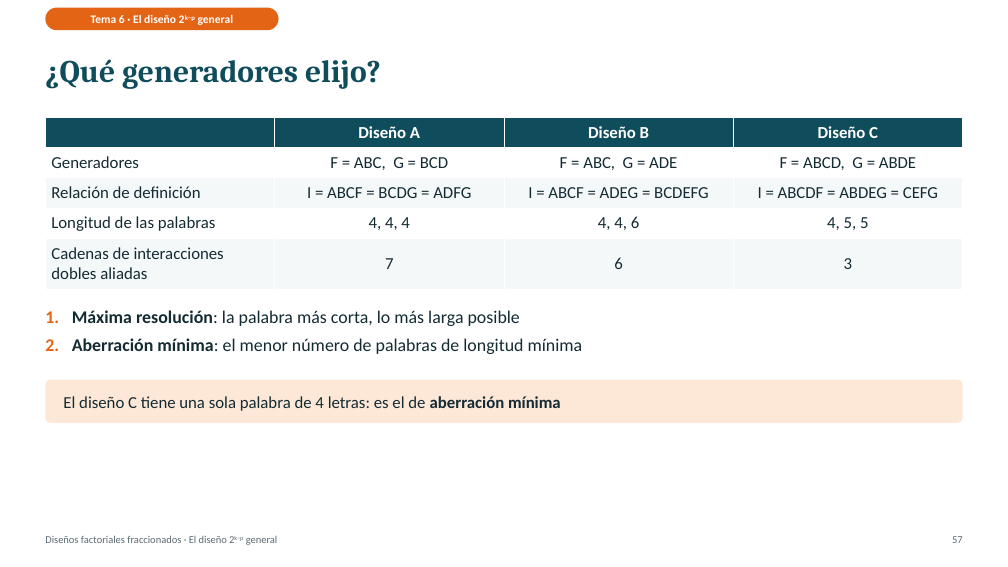
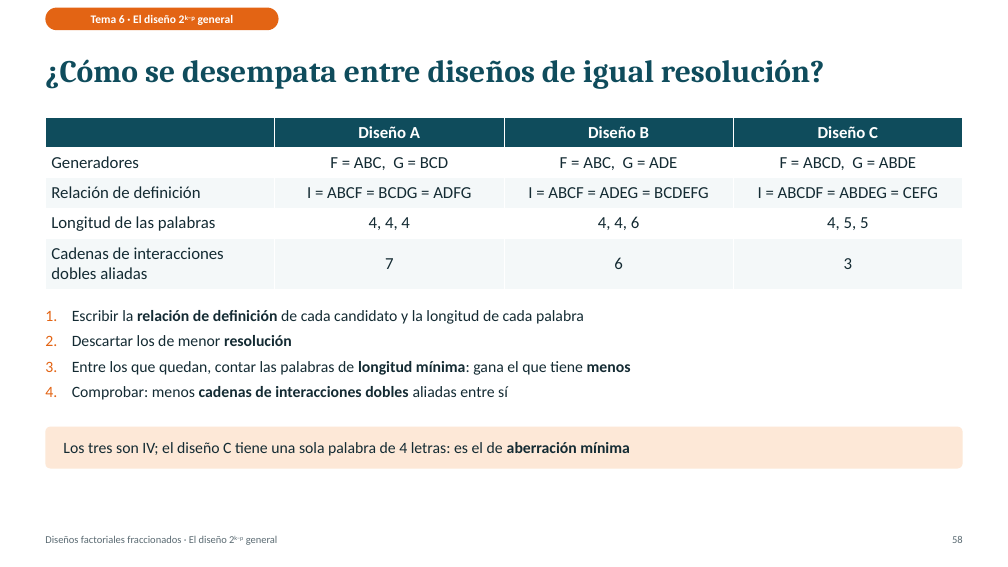
Before and after one commit to Juanes2001/diseno-de-experimentos, a slide deck: slide 58 of exposicion-tema-06/Tema6_Factoriales_Fraccionados.pptx (slide 57 before the commit). Drawn at 1008x567 pixels with LibreOffice and Linux fonts; fonts in the diff are those of the drawing. Boxes give left, top, right and bottom in pixels: in the first picture for what was removed or moved away, otherwise in the second. Text is boxed around its words. In the diff, an @@ line names an element or a change of style, - is before the commit and + after.

```diff
--- a/exposicion-tema-06/Tema6_Factoriales_Fraccionados.pptx
+++ b/exposicion-tema-06/Tema6_Factoriales_Fraccionados.pptx
@@ title at (45,59,824,89): text changed @@
-¿Qué generadores elijo?
+¿Cómo se desempata entre diseños de igual resolución?
@@ text at (72,310,631,400): text changed; size 17 to 15 pt @@
-1. Máxima resolución: la palabra más corta, lo más larga posible
-2. Aberración mínima: el menor número de palabras de longitud mínima
+1. Escribir la relación de definición de cada candidato y la longitud de cada palabra
+2. Descartar los de menor resolución
+3. Entre los que quedan, contar las palabras de longitud mínima: gana el que tiene menos
+4. Comprobar: menos cadenas de interacciones dobles aliadas entre sí
@@ rounded rectangle "Los tres son IV; el ...": place and size @@
-rounded rectangle "Los tres son IV; el ..." at (45,380,963,423)
+rounded rectangle "Los tres son IV; el ..." at (45,426,963,468)
@@ text in rounded rectangle at (63,442,630,456): text changed; size 16 to 15 pt @@
-El diseño C tiene una sola palabra de 4 letras: es el de aberración mínima
+Los tres son IV; el diseño C tiene una sola palabra de 4 letras: es el de aberración mínima
@@ text at (952,536,963,543): text changed @@
-57
+58
```
Also in this commit, not shown: 43 other slides changed, 22 slides added, 6 other files.
